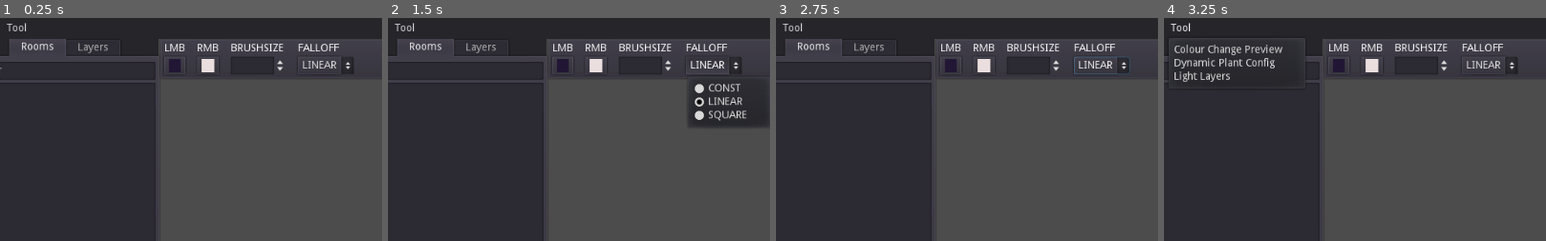
Above: before the commit, frames 1-4 (left to right).
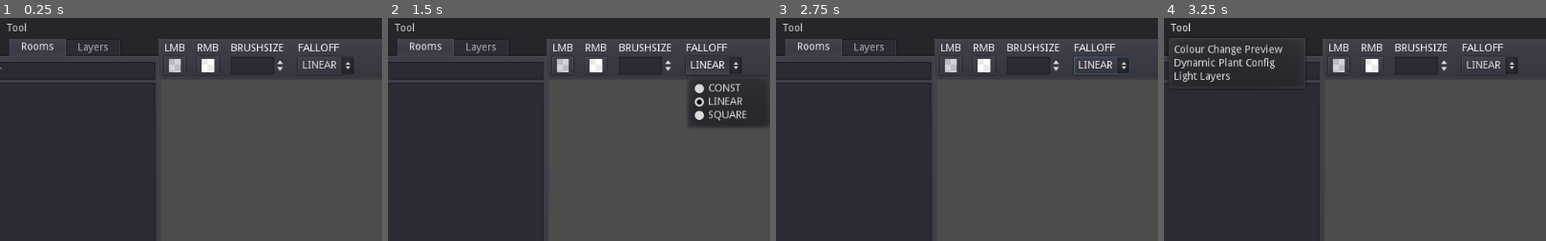
Above: after the commit, the same moments.

Repository: taedixon/vedge-godot-tool
Game: Godot game, scene res://ui/ui_main.tscn
Two runs of this game, one before a commit and one after it. Both use one fixed random seed, a clock stepped at 60 frames per second and the inputs below. The engine's default icon, where the game draws it, is replaced by a stand-in: a white triangle on a blue panel in a dark square.
Inputs (mouse positions are % of the whole screen's width and height, from its top left):
- Up to frame 1 (0.25 s): no input
- Up to frame 2 (1.5 s): click (12, 12) at 0.52 s; type "12" at 0.6 s; click "LINEAR" at 1.25 s
- Up to frame 3 (2.75 s): click "File" at 2 s
- Up to frame 4 (3.25 s): click "Tool" at 2.75 s
The pictures show only the part of the screen within x 4-54%, y 0-50%; the shares and areas given below are measured in that part.

The runs differ from the first frame. In frame 1, 0.3% of the frame differs, in the area x 44-56%, y 18-25%; in frame 2, 0.3%; in frame 3, 0.3%; in frame 4, 0.3%.
Error in both runs: Invalid type in function 'open' in base '_File'. Cannot convert argument 1 from Nil to String. (res://util/GmsAssetCache.gd:98)

Commit message:
Somewhat better drawing

Diff:
--- a/scenes/gms_map.gd
+++ b/scenes/gms_map.gd
@@ -124,3 +124,7 @@
 func add_stroke_point(mb, params):
 	if active_layer:
 		active_layer.add_stroke_point(mb, get_local_mouse_position(), params)
+
+func end_stroke(params):
+	if active_layer:
+		active_layer.end_stroke(params)
--- a/scenes/light_layer.gd
+++ b/scenes/light_layer.gd
@@ -100,7 +100,6 @@
 	surf_point.commit(pointmesh)
 	mesh.mesh = newmesh
 	_showpoint.mesh = pointmesh
-	_showpoint.visible = false
 	var mesh_mat = ShaderMaterial.new()
 	if light_data.get("is_glow") == "True":
 		mesh_mat.shader = light_mat
@@ -135,33 +134,40 @@
 	else:
 		current_stroke.count += 1
 
-	var xmin = ceil((point.x - params.radius)/16.0)
-	var xmax = floor((point.x + params.radius)/16.0)
-	var ymin = ceil((point.y - params.radius)/16.0)
-	var ymax = floor((point.y + params.radius)/16.0)
+	var xmin = max(0, ceil((point.x - params.radius)/16.0))
+	var xmax = min(tile_w - 1, floor((point.x + params.radius)/16.0))
+	var ymin = max(0, ceil((point.y - params.radius)/16.0))
+	var ymax = min(tile_h - 1, floor((point.y + params.radius)/16.0))
 
 	for tx in range(xmin, xmax+1):
 		for ty in range(ymin, ymax+1):
 			var strength
+			var tilecoord = Vector2(tx*16, ty*16)
 			match params.falloff:
 				"CONST":
-					strength = 1
+					if point.distance_to(tilecoord) <= params.radius:
+						strength = 1
+					else:
+						strength = 0
 				"LINEAR":
-					strength = 1.0-(point.distance_to(Vector2(tx*16, ty*16))/params.radius)
+					strength = 1.0-(point.distance_to(tilecoord)/params.radius)
 				"SQUARE":
-					strength = 1.0 - pow(point.distance_to(Vector2(tx*16, ty*16))/params.radius, 2.0)
-			strength *= 0.1
-			var encode = encode_pair(tx, ty)
-			if encode in current_stroke.points:
-				var current = current_stroke.points[encode]
-				current_stroke.points[encode] = min(current + strength, 1)
-			else:
-				current_stroke.points[encode] = strength
+					strength = pow(1.0 - (point.distance_to(tilecoord)/params.radius), 2.0)
+			strength *= current_stroke.colour.a
+			if strength > 0:
+				var encode = encode_pair(tx, ty)
+				if encode in current_stroke.points:
+					var current = current_stroke.points[encode]
+					current_stroke.points[encode] = min(current + strength, 1)
+				else:
+					current_stroke.points[encode] = strength
 
-	if current_stroke.count > 32:
+	if current_stroke.count > 12:
 		end_stroke(params)
 
 func end_stroke(params):
+	if !current_stroke:
+		return
 	var drawcol = current_stroke.colour
 	for key in current_stroke.points.keys():
 		var xy = decode_pair(key)
--- a/scenes/map_container.gd
+++ b/scenes/map_container.gd
@@ -5,6 +5,7 @@
 onready var map = $gms_map
 var active_layer = null
 var last_mouse_pos = Vector2()
+var mouse_travel = 0
 var draw_param = {
 	"radius": 32,
 	"col_lmb": Color.maroon,
@@ -49,6 +50,7 @@
 
 	var mousepos = get_local_mouse_position()
 	if mousepos != last_mouse_pos:
+		mouse_travel += last_mouse_pos.distance_to(mousepos)
 		last_mouse_pos = mousepos
 		update()
 
@@ -58,7 +60,12 @@
 	elif (Input.get_mouse_button_mask() & BUTTON_MASK_RIGHT) != 0:
 		mb = BUTTON_RIGHT
 	if mb != 0:
-		map.add_stroke_point(mb, draw_param)
+		if mouse_travel > 2:
+			map.add_stroke_point(mb, draw_param)
+			mouse_travel = 0
+	else:
+		mouse_travel = 0
+		map.end_stroke(draw_param)
 
 func on_focus_loss():
 	update()
@@ -69,10 +76,11 @@
 func _draw():
 	if has_focus():
 		draw_rect(Rect2(0, 0, rect_size.x, rect_size.y), Color.wheat, false)
-		draw_arc(last_mouse_pos, draw_param.radius, 0, 2*PI, 16, draw_param.col_lmb)
+		draw_arc(last_mouse_pos, draw_param.radius * map.scale.x, 0, 2*PI, 16, Color.magenta)
 
 func on_mouse_exit():
 	release_focus()
+	map.end_stroke(draw_param)
 
 func on_mouse_enter():
 	grab_focus()
--- a/ui/light_toolbar.tscn
+++ b/ui/light_toolbar.tscn
@@ -45,14 +45,14 @@
 margin_top = 18.0
 margin_right = 28.0
 margin_bottom = 42.0
-color = Color( 0.129412, 0.0901961, 0.207843, 1 )
+color = Color( 0.176471, 0.109804, 0.309804, 0.196078 )
 
 [node name="col_rmb" type="ColorPickerButton" parent="GridContainer"]
 margin_left = 44.0
 margin_top = 18.0
 margin_right = 73.0
 margin_bottom = 42.0
-color = Color( 0.921569, 0.870588, 0.870588, 1 )
+color = Color( 1, 1, 1, 0.290196 )
 
 [node name="radius_select" type="SpinBox" parent="GridContainer"]
 margin_left = 89.0
